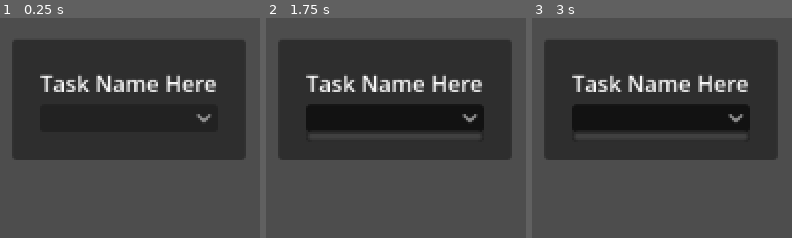
Above: before the commit, frames 1-3 (left to right).
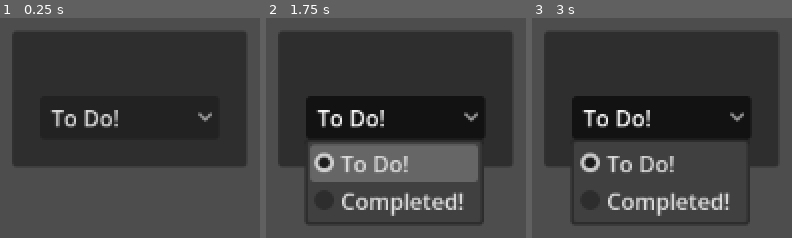
Above: after the commit, the same moments.

Repository: TheHumanMRP/RPG-Life-Tracker
Game: Godot game, scene res://Folders/Systems/Task-Manager/Scenes/task_entry_scene.tscn
Two runs of this game, one before a commit and one after it. Both use one fixed random seed, a clock stepped at 60 frames per second and the inputs below. This scene is started directly instead of the project's main scene. The engine's default icon, where the game draws it, is replaced by a stand-in: a white triangle on a blue panel in a dark square.
Inputs (mouse positions are in pixels of both pictures, inside the frame that each line leads up to):
- Up to frame 1 (0.25 s): no input
- Up to frame 2 (1.75 s): click (396, 117) at 0.5 s; tap Enter at 1.25 s; move the mouse to (outside the picture) at 1.27 s; hold D (move_right) from 1.28 s (still down); tap T (add_test_sword) at 1.35 s; click (outside the picture) at 1.42 s; tap Space (jump) at 1.52 s
- Up to frame 3 (3 s): tap R (respawn) at 2, 2.75 s; move the mouse to (outside the picture) at 2.02 s; tap E (equip_item) at 2.1 s; tap Space (jump) at 2.27 s; move the mouse to (outside the picture) at 2.77 s; release D (move_right) at 2.78 s; hold A (move_left) from 2.78 s (still down); tap T (add_test_sword) at 2.85 s

The runs differ from the first frame. In frame 1, 8.7% of the frame differs, in the area x 4-95%, y 6-68%; in frame 2, 26%, in the area x 4-95%, y 6-94%; in frame 3, 17%.
Error before the commit: Parse Error: Expected identifier after "." for attribute access. (res://Folders/Systems/Task-Manager/Scripts/task_entry_scene.gd:13)
Error after the commit: Invalid access to property or key 'info_getter' on a base object of type 'Node (global.gd)'. (res://Folders/Systems/Inventory_System/Scripts/Inventory/all_glob…

Commit message:
Auto commit at 2026-09-13 14:31:28

Diff:
--- a/Folders/Systems/Task-Manager/Scripts/task_entry_scene.gd
+++ b/Folders/Systems/Task-Manager/Scripts/task_entry_scene.gd
@@ -10,7 +10,10 @@
 
 func _ready() -> void:
 	refresh()
-	task_status_option_button.
+	task_status_option_button.item_selected.connect(task_completed_status_changed)
+
+func task_completed_status_changed(item_id: int) -> void:
+	pass
 
 func setup(new_task_id: int) -> void:
 	task_id = new_task_id
